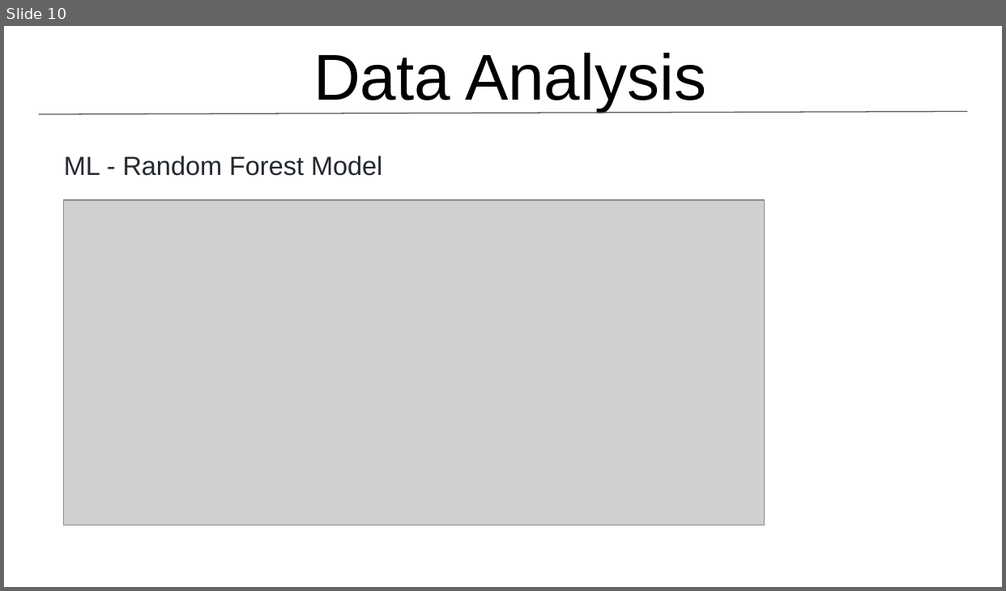
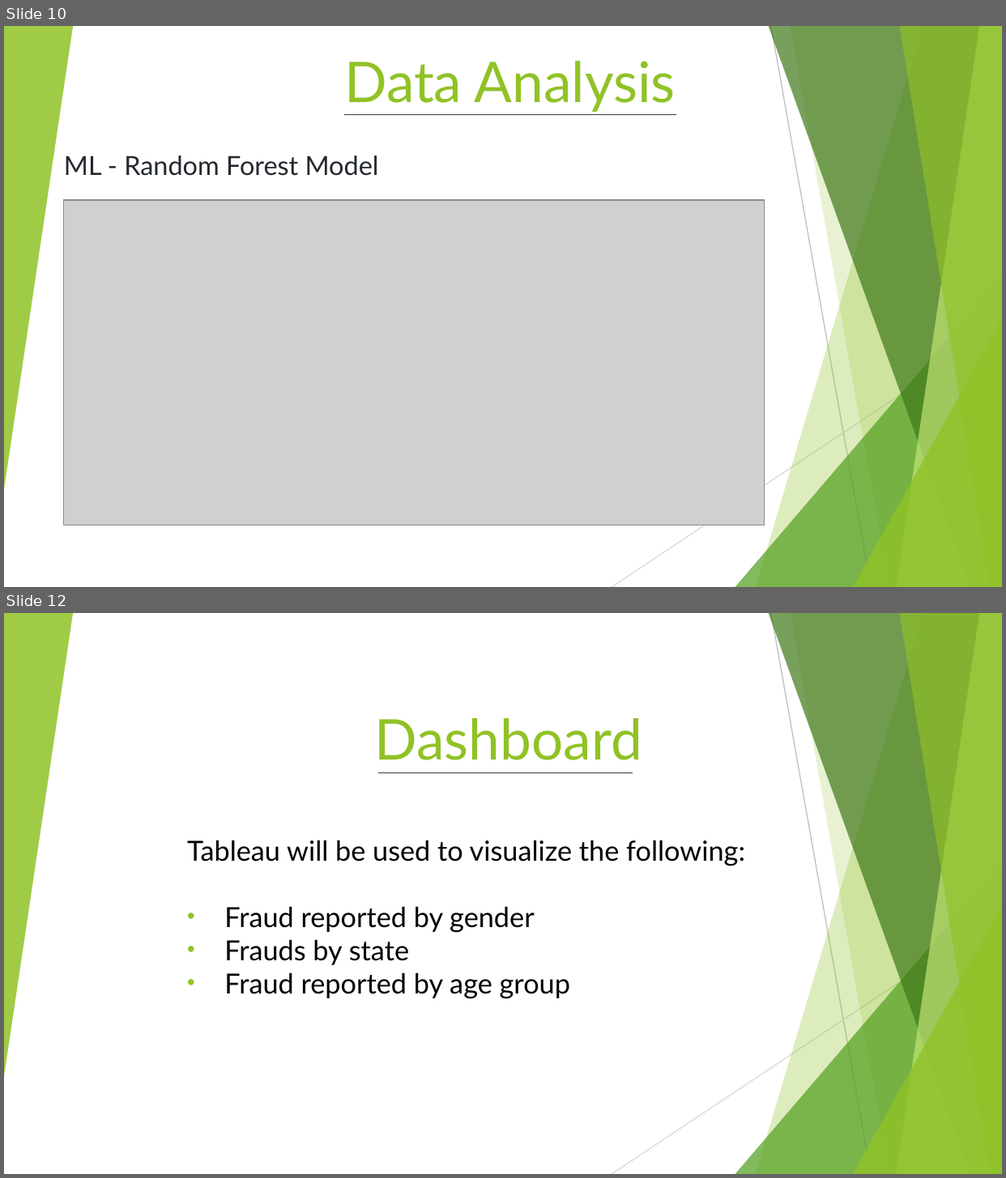
Before and after one commit to GerlechJen/Predicting-Auto-Insurance-Fraud-Claims, a slide deck: Team_6.pptx. Shown one above the other, each under a label of ours: slide 10 before the commit, slides 10 and 12 after it; the slides between them are not shown. The pictures are 1006x591 and 1006x1178 pixels, drawn with LibreOffice and Linux fonts; fonts in the diff are those of the drawing; grey boxes stand for pictures. Boxes give left, top, right and bottom in pixels: in the first picture for what was removed or moved away, otherwise in the second. Text is boxed around its words. In the diff, an @@ line names an element or a change of style, - is before the commit and + after.

```diff
--- a/Team_6.pptx
+++ b/Team_6.pptx
@@ slide 12 added at box(4, 613, 1002, 1174), background #FFFFFF; not listed: 10 template elements that a slide beside it also shows @@
@@ title added at box(375, 718, 642, 760), 40.5 pt, text #90C226 @@
+Dashboard
@@ line added from (378, 773) to (633, 773), #2C3C43 0.75 pt @@
@@ subtitle added at box(187, 840, 745, 999), 20 pt, text #000000 @@
+Tableau will be used to visualize the following:
+• Fraud reported by gender
+• Frauds by state
+• Fraud reported by age group
@@ slide 10 changed as well @@
@@ group added at box(4, 26, 1002, 587): 5 freeform shapes, 3 triangles, 2 lines @@
@@ title "Data Analysis" at box(344, 61, 675, 112): size 46.8 to 40.5 pt, font Arial to Lato, text colour #000000 to #90C226 @@
@@ line moved from (39, 115) - (967, 112) to (344, 115) - (675, 115) @@
@@ line (344, 115) - (675, 115): stroke #595959 0.75 pt to #2C3C43 0.75 pt @@
@@ subtitle "ML - Random Forest Model" at box(64, 156, 379, 176): font Arial to Lato @@
```
Also in this commit, not shown: 9 other slides changed, 1 other slide added, 1 other file.
